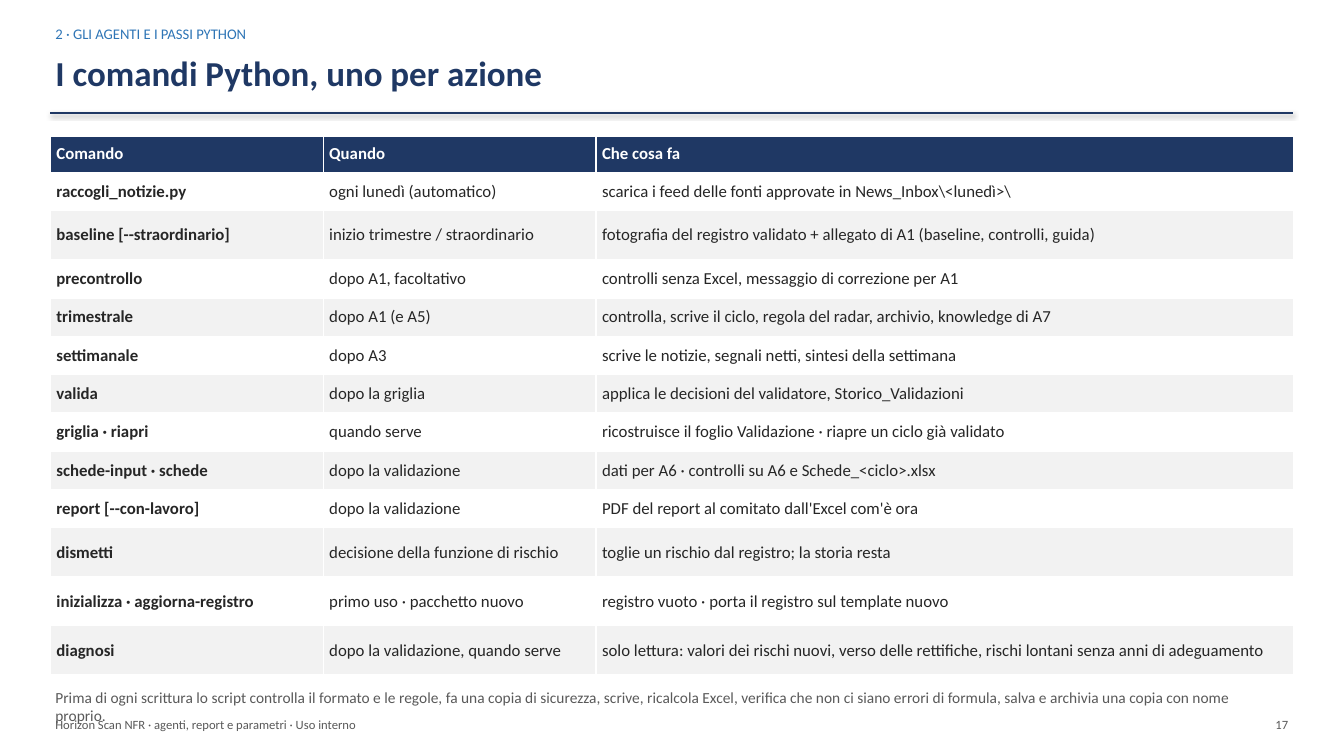
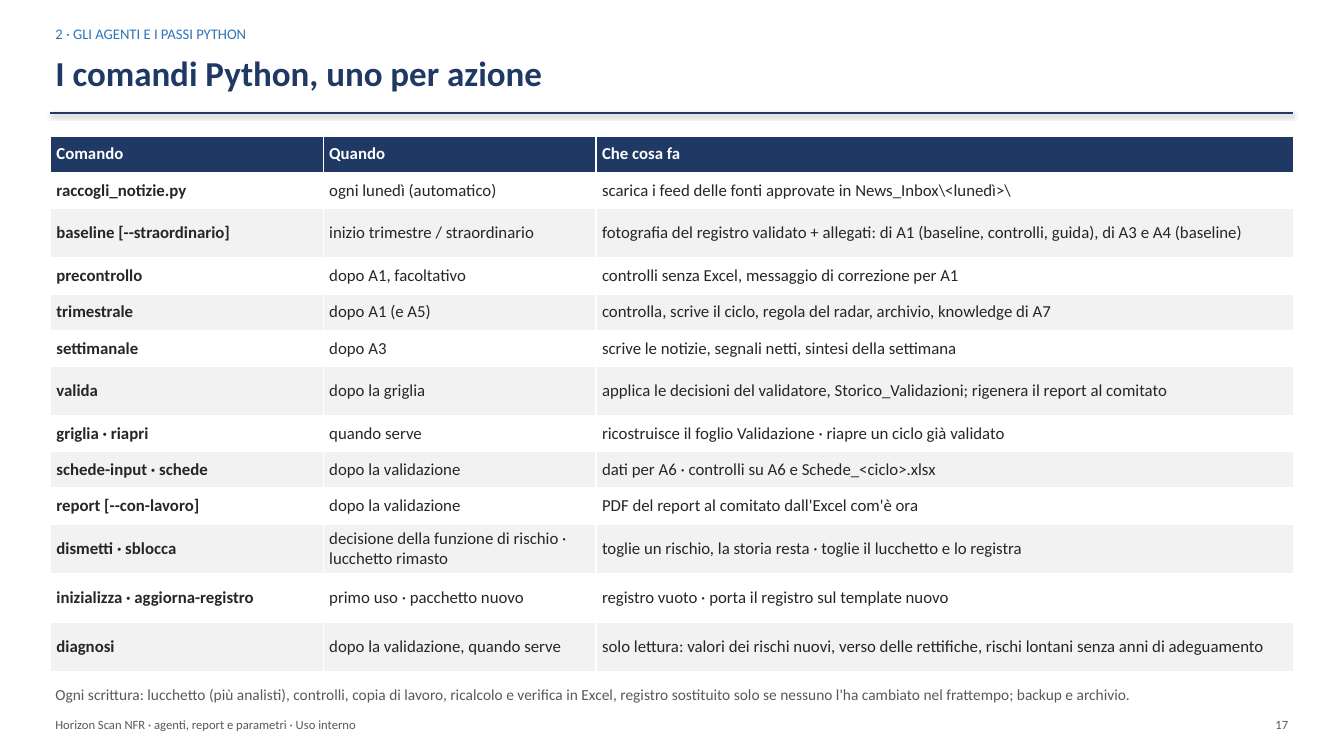
Before and after one commit to Corrado-70/NFR-Horizon-Agents, a slide deck: slide 17 of Presentazione/Horizon_Scan_NFR_presentazione.pptx. Drawn at 1344x756 pixels with LibreOffice and Linux fonts; fonts in the diff are those of the drawing. Boxes give left, top, right and bottom in pixels: in the first picture for what was removed or moved away, otherwise in the second. Text is boxed around its words. In the diff, an @@ line names an element or a change of style, - is before the commit and + after.

```diff
--- a/Presentazione/Horizon_Scan_NFR_presentazione.pptx
+++ b/Presentazione/Horizon_Scan_NFR_presentazione.pptx
@@ table at <box>50,136,1295,671</box> @@
-row 3, column 3: fotografia del registro validato + allegato di A1 (baseline, controlli, guida)
+row 3, column 3: fotografia del registro validato + allegati: di A1 (baseline, controlli, guida), di A3 e A4 (baseline)
-row 7, column 3: applica le decisioni del validatore, Storico_Validazioni
+row 7, column 3: applica le decisioni del validatore, Storico_Validazioni; rigenera il report al comitato
-row 11: dismetti | decisione della funzione di rischio | toglie un rischio dal registro; la storia resta
+row 11: dismetti · sblocca | decisione della funzione di rischio · lucchetto rimasto | toglie un rischio, la storia resta · toglie il lucchetto e lo registra
@@ text at <box>55,689,1130,703</box>: text changed @@
-Prima di ogni scrittura lo script controlla il formato e le regole, fa una copia di sicurezza, scrive, ricalcola Excel, verifica che non ci siano errori di formula, salva e archivia una copia con nome proprio.
+Ogni scrittura: lucchetto (più analisti), controlli, copia di lavoro, ricalcolo e verifica in Excel, registro sostituito solo se nessuno l'ha cambiato nel frattempo; backup e archivio.
```
Also in this commit, not shown: 50 other slides changed, 1 slide added, 51 other files.
